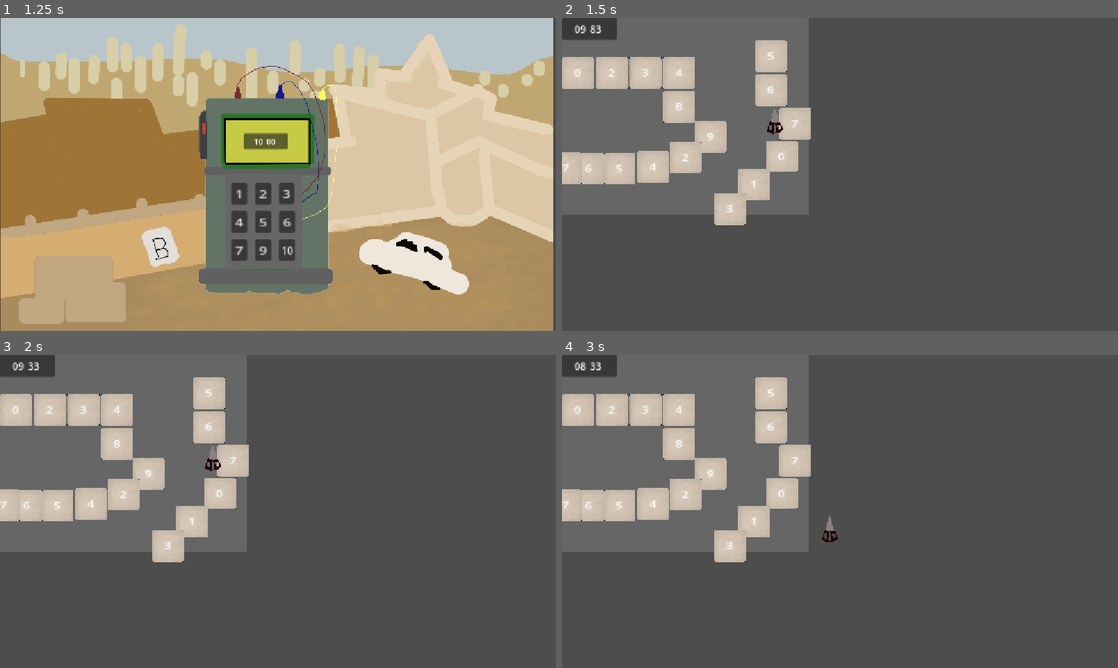
Above: before the commit, frames 1-4 (two rows, left to right).
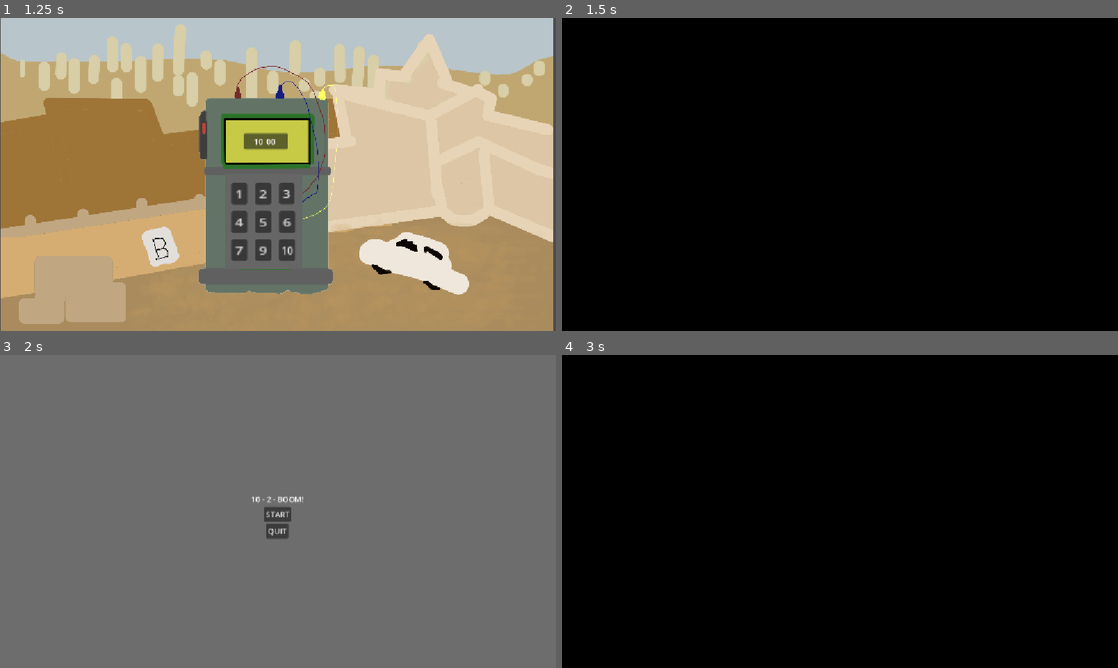
Above: after the commit, the same moments.

Repository: ZangerlA/minigamejam25_2
Game: Godot game, scene res://Scenes/start_screen.tscn
Two runs of this game, one before a commit and one after it. Both use one fixed random seed, a clock stepped at 60 frames per second and the inputs below. Video files are missing from this copy of the repository; at most half a second of black plays in their place.
Inputs (mouse positions are in pixels of both pictures, inside the frame that each line leads up to):
- Up to frame 1 (1.25 s): click "START" at 0.5 s
- Up to frame 2 (1.5 s): click "1" at 1.25 s
- Up to frame 3 (2 s): no input
- Up to frame 4 (3 s): click (840, 514) at 2 s, where only the run after the commit has a clickable "START"; click (823, 530) at 2.75 s, where only the run after the commit has a clickable "2"

Frame 1 is identical in both runs. In frame 2, 100% of the frame differs, in the area x 0-100%, y 0-100%; in frame 3, 82%; in frame 4, 100%.
Error in both runs: Cannot call method 'change_scene_to_file' on a null value. (res://main.gd:38)

Commit message:
tried to fix the position of the mouse. it still does not work properly on web export

Diff:
--- a/Scenes/Scripts/cursor.gd
+++ b/Scenes/Scripts/cursor.gd
@@ -9,9 +9,26 @@
 
 var sprite_node: Sprite2D # Variable to hold your sprite node
 
+@export var spawn_marker: Marker2D = null
+
 func _ready():
 	# Get the sprite node when the scene is ready
 	sprite_node = get_node(sprite_path)
+
+	# Handle spawning
+	if spawn_marker:
+		# Set cursor to spawn marker position
+		global_position = spawn_marker.global_position
+
+		# Wait a frame for everything to be ready
+		await get_tree().process_frame
+
+		# Warp mouse to spawn position
+		var spawn_global = spawn_marker.global_position
+		var viewport = get_viewport()
+		var canvas_transform = viewport.get_canvas_transform()
+		var screen_position = canvas_transform * spawn_global
+		Input.warp_mouse(screen_position)
 
 func _process(delta):
 	# Get the global mouse position
--- a/Scenes/maze_1.tscn
+++ b/Scenes/maze_1.tscn
@@ -1,102 +1,160 @@
-[gd_scene load_steps=7 format=3 uid="uid://durjbymdpvtic"]
+[gd_scene load_steps=8 format=3 uid="uid://durjbymdpvtic"]
 
 [ext_resource type="Script" uid="uid://lbm0pn8oh8fn" path="res://Scenes/maze_1.gd" id="1_6d13i"]
 [ext_resource type="PackedScene" uid="uid://cj1jkkf8ywddo" path="res://Scenes/Wall.tscn" id="1_esdkj"]
 [ext_resource type="PackedScene" uid="uid://bfbnoe25cy0kl" path="res://game_over.tscn" id="2_hgd6t"]
+[ext_resource type="PackedScene" uid="uid://bqsnlrp5dcg8m" path="res://main.tscn" id="3_0edxw"]
 [ext_resource type="PackedScene" path="res://Scenes/Timer.tscn" id="3_6gn6f"]
-[ext_resource type="PackedScene" path="res://Scenes/FinishMaze.tscn" id="4_6gn6f"]
+[ext_resource type="PackedScene" uid="uid://8bt24kr1bjqx" path="res://Scenes/FinishMaze.tscn" id="4_6gn6f"]
 [ext_resource type="PackedScene" path="res://Scenes/Cursor.tscn" id="5_tx3rt"]
 
 [node name="Maze1" type="Node2D"]
+position = Vector2(0, 95.99999)
 scale = Vector2(5, 5)
 script = ExtResource("1_6d13i")
+gameover_scene_path = ExtResource("2_hgd6t")
+main_menu = ExtResource("3_0edxw")
 
 [node name="ColorRect" type="ColorRect" parent="."]
-offset_right = 40.0
-offset_bottom = 40.0
-scale = Vector2(2.563326, 2.0400014)
+offset_left = -105.19998
+offset_top = -86.200005
+offset_right = -65.19998
+offset_bottom = -46.200005
+scale = Vector2(6.281, 5)
 color = Color(0.40069774, 0.40069774, 0.40069768, 1)
+metadata/_edit_use_anchors_ = true
 
 [node name="Wall" parent="." instance=ExtResource("1_esdkj")]
-position = Vector2(5, 20.999998)
+position = Vector2(1.1999912, 29.799995)
 scale = Vector2(0.1, 0.109)
 
 [node name="Wall2" parent="." instance=ExtResource("1_esdkj")]
-position = Vector2(19, 21)
+position = Vector2(15.199991, 29.799995)
 scale = Vector2(0.1, 0.109)
 number = "2"
 
 [node name="Wall3" parent="." instance=ExtResource("1_esdkj")]
-position = Vector2(33, 21)
+position = Vector2(29.199993, 29.799995)
 scale = Vector2(0.1, 0.109)
 
 [node name="Wall4" parent="." instance=ExtResource("1_esdkj")]
-position = Vector2(47, 21)
+position = Vector2(43.199993, 29.799995)
 scale = Vector2(0.1, 0.109)
 
 [node name="Wall5" parent="." instance=ExtResource("1_esdkj")]
-position = Vector2(85, 14.000001)
+position = Vector2(81.19999, 22.799997)
 scale = Vector2(0.1, 0.109)
 
 [node name="Wall6" parent="." instance=ExtResource("1_esdkj")]
-position = Vector2(85, 28)
+position = Vector2(81.19999, 36.799995)
 scale = Vector2(0.1, 0.109)
 
 [node name="Wall7" parent="." instance=ExtResource("1_esdkj")]
-position = Vector2(95, 42)
+position = Vector2(91.19999, 50.799995)
 scale = Vector2(0.1, 0.109)
 
 [node name="Wall8" parent="." instance=ExtResource("1_esdkj")]
-position = Vector2(47, 35.000004)
+position = Vector2(43.199993, 43.8)
 scale = Vector2(0.1, 0.109)
 
 [node name="Wall9" parent="." instance=ExtResource("1_esdkj")]
-position = Vector2(59.999996, 47.399998)
+position = Vector2(56.19999, 56.199993)
 scale = Vector2(0.1, 0.109)
 
 [node name="Wall10" parent="." instance=ExtResource("1_esdkj")]
-position = Vector2(89.399994, 55.6)
+position = Vector2(85.59998, 64.4)
 scale = Vector2(0.1, 0.109)
 
 [node name="Wall11" parent="." instance=ExtResource("1_esdkj")]
-position = Vector2(77.99999, 67.2)
+position = Vector2(74.19998, 76)
 scale = Vector2(0.1, 0.109)
 
 [node name="Wall12" parent="." instance=ExtResource("1_esdkj")]
-position = Vector2(49.6, 56)
+position = Vector2(45.79999, 64.8)
 scale = Vector2(0.1, 0.109)
 
 [node name="Wall13" parent="." instance=ExtResource("1_esdkj")]
-position = Vector2(68, 77.2)
+position = Vector2(64.19999, 86)
 scale = Vector2(0.1, 0.109)
 
 [node name="Wall14" parent="." instance=ExtResource("1_esdkj")]
-position = Vector2(36.199997, 60)
+position = Vector2(32.39999, 68.8)
 scale = Vector2(0.1, 0.109)
 
 [node name="Wall15" parent="." instance=ExtResource("1_esdkj")]
-position = Vector2(22.199999, 60.6)
+position = Vector2(18.39999, 69.4)
 scale = Vector2(0.1, 0.109)
 
 [node name="Wall16" parent="." instance=ExtResource("1_esdkj")]
-position = Vector2(9.4, 60.6)
+position = Vector2(5.5999904, 69.4)
 scale = Vector2(0.1, 0.109)
 
 [node name="Wall17" parent="." instance=ExtResource("1_esdkj")]
-position = Vector2(4.7683716e-07, 60.4)
+position = Vector2(-3.8000083, 69.200005)
 scale = Vector2(0.1, 0.109)
 
 [node name="Timer" parent="." instance=ExtResource("3_6gn6f")]
 scale = Vector2(0.24800012, 0.272)
 
 [node name="FinishMaze" parent="." groups=["finish"] instance=ExtResource("4_6gn6f")]
-position = Vector2(23.2, 80.799995)
+position = Vector2(29.8, 92.799995)
 scale = Vector2(0.42941394, 0.88659394)
 
-[node name="Cursor" parent="." instance=ExtResource("5_tx3rt")]
-position = Vector2(27, 6.7999997)
+[node name="Cursor" parent="." node_paths=PackedStringArray("spawn_marker") instance=ExtResource("5_tx3rt")]
+position = Vector2(36.4, 3.5999992)
 scale = Vector2(0.14782701, -0.07784143)
+spawn_marker = NodePath("../Marker2D")
 gameover_scene_path = ExtResource("2_hgd6t")
+
+[node name="Wall18" parent="." instance=ExtResource("1_esdkj")]
+position = Vector2(81.19999, 22.799997)
+scale = Vector2(0.1, 0.109)
+
+[node name="Wall19" parent="." instance=ExtResource("1_esdkj")]
+position = Vector2(77.99999, 9.000004)
+scale = Vector2(0.1, 0.109)
+
+[node name="Wall20" parent="." instance=ExtResource("1_esdkj")]
+position = Vector2(69.19999, -3.9999955)
+scale = Vector2(0.1, 0.109)
+
+[node name="Wall21" parent="." instance=ExtResource("1_esdkj")]
+position = Vector2(56.199993, -16.399998)
+scale = Vector2(0.1, 0.109)
+
+[node name="Wall22" parent="." instance=ExtResource("1_esdkj")]
+position = Vector2(41.599995, -27.599995)
+scale = Vector2(0.1, 0.109)
+
+[node name="Wall23" parent="." instance=ExtResource("1_esdkj")]
+position = Vector2(-13.200003, 17.800003)
+scale = Vector2(0.1, 0.109)
+
+[node name="Wall24" parent="." instance=ExtResource("1_esdkj")]
+position = Vector2(-13.4, 3.4000041)
+scale = Vector2(0.1, 0.109)
+
+[node name="Wall25" parent="." instance=ExtResource("1_esdkj")]
+position = Vector2(-12.4, -10.399996)
+scale = Vector2(0.1, 0.109)
+
+[node name="Wall26" parent="." instance=ExtResource("1_esdkj")]
+position = Vector2(-4.2000027, -23.599998)
+scale = Vector2(0.1, 0.109)
+
+[node name="Wall27" parent="." instance=ExtResource("1_esdkj")]
+position = Vector2(9.199999, -31.399998)
+scale = Vector2(0.1, 0.109)
+
+[node name="Wall28" parent="." instance=ExtResource("1_esdkj")]
+position = Vector2(26.199995, -31.2)
+scale = Vector2(0.1, 0.109)
+
+[node name="Camera2D" type="Camera2D" parent="."]
+position = Vector2(22, 14.4000025)
+
+[node name="Marker2D" type="Marker2D" parent="."]
+position = Vector2(32.8, -11.599998)
 
 [connection signal="countdown_finished" from="Timer" to="." method="_on_timer_countdown_finished"]
 [connection signal="area_entered" from="FinishMaze" to="FinishMaze" method="_on_area_entered"]
